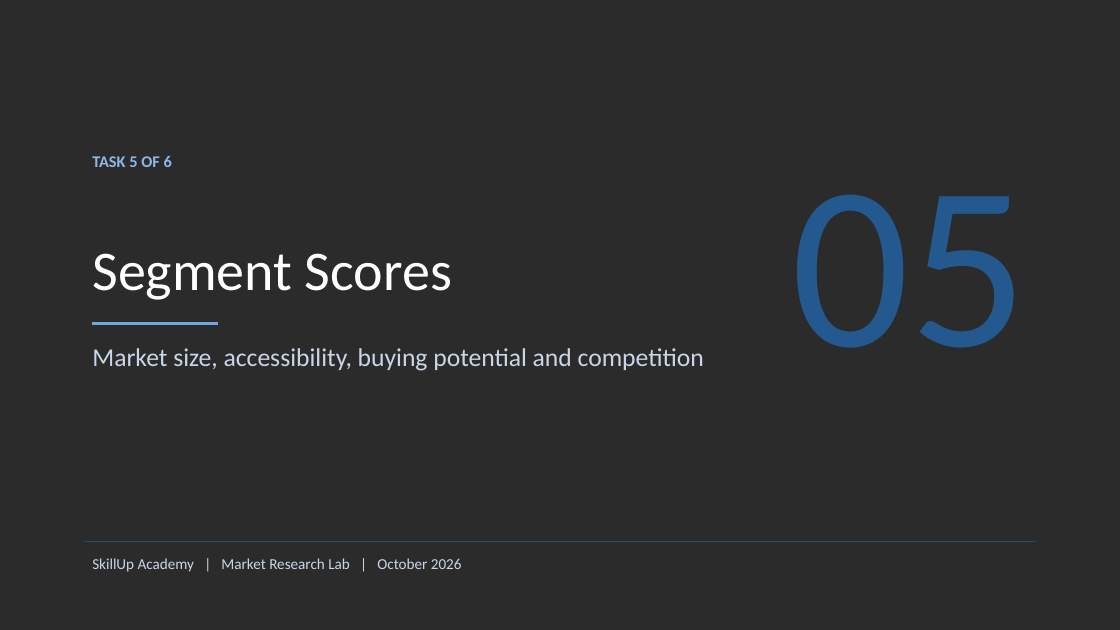
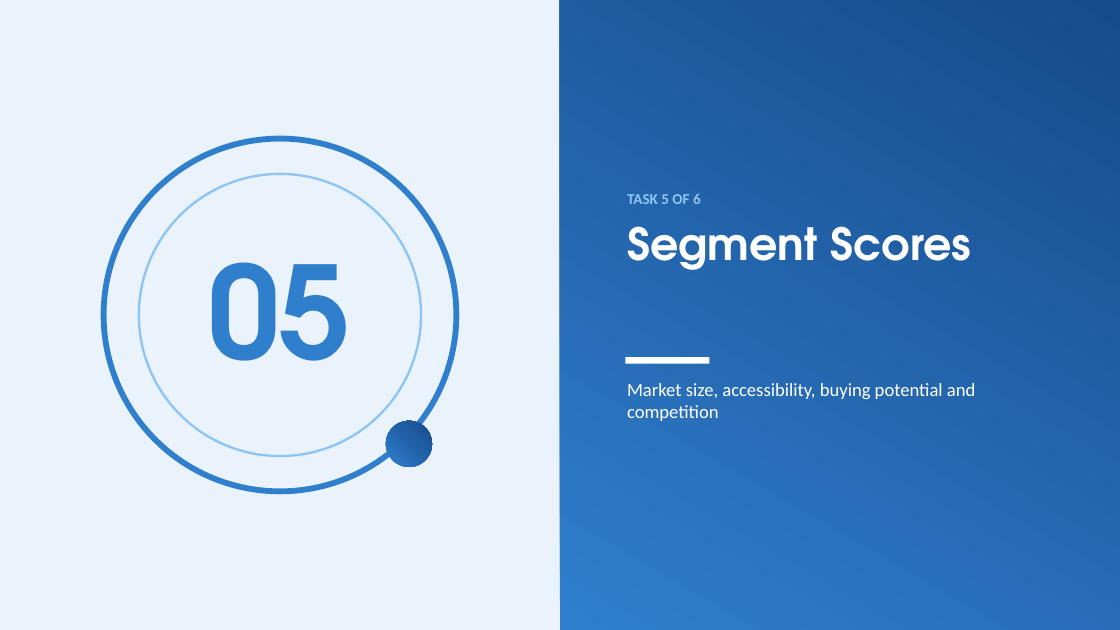
Before and after one commit to BadboyVee/BlackHoleeee, a slide deck: slide 17 of capstone/Customer_Analysis.pptx. Drawn at 1120x630 pixels with LibreOffice and Linux fonts; fonts in the diff are those of the drawing; background and template pictures are left out; a plain dark background stands for a picture behind light text. Boxes give left, top, right and bottom in pixels: in the first picture for what was removed or moved away, otherwise in the second. Text is boxed around its words. In the diff, an @@ line names an element or a change of style, - is before the commit and + after.

```diff
--- a/capstone/Customer_Analysis.pptx
+++ b/capstone/Customer_Analysis.pptx
@@ background picture (left out) to #FFFFFF @@
@@ rectangle added at (0,0,560,630), fill #EAF2FB @@
@@ rectangle added at (560,0,1120,630), fill gradient #2F7FCC to #174A8B @@
@@ ellipse added at (103,139,456,492), outline #2F7FCC 5 pt @@
@@ ellipse added at (139,174,421,456), outline #8EC5F2 2 pt @@
@@ text "TASK 5 OF 6": place and size @@
-text "TASK 5 OF 6" at (92,156,172,167)
+text "TASK 5 OF 6" at (627,194,701,204)
@@ text "TASK 5 OF 6" at (627,194,701,204): size 14 to 13 pt, text colour #8DB8E8 to #8EC5F2 @@
@@ text "05": place and size @@
-text "05" at (791,195,1027,348)
+text "05" at (208,262,352,361)
@@ text "05" at (208,262,352,361): size 200 to 110 pt, font Calibri to TeX Gyre Adventor, text colour #24598F to #2F7FCC, bold on; alignment right to centre @@
@@ title "Segment Scores": place and size @@
-title "Segment Scores" at (92,253,452,300)
+title "Segment Scores" at (627,226,971,270)
@@ title "Segment Scores" at (627,226,971,270): size 48 to 38 pt, font Calibri to TeX Gyre Adventor, bold on; vertical alignment bottom to top @@
@@ line removed from (92, 323) to (218, 323) @@
@@ rectangle added at (626,357,710,364), fill #FFFFFF @@
@@ text "Market size, accessibility, buying potential ...": place and size @@
-text "Market size, accessibility, buying potential ..." at (92,348,704,371)
+text "Market size, accessibility, buying potential ..." at (627,383,975,421)
@@ text "Market size, accessibility, buying potential ..." at (627,383,975,421): size 22 to 16 pt, text colour #C9D6E8 to #FFFFFF; line spacing 0.9 to 1; less space between paragraphs @@
@@ ellipse added at (386,421,432,467), fill gradient #2F7FCC to #174A8B @@
@@ line removed from (84, 542) to (1036, 542) @@
@@ text removed at (92,558,462,572) @@
-SkillUp Academy | Market Research Lab | October 2026
```
Also in this commit, not shown: 21 other slides changed, 8 other files.
